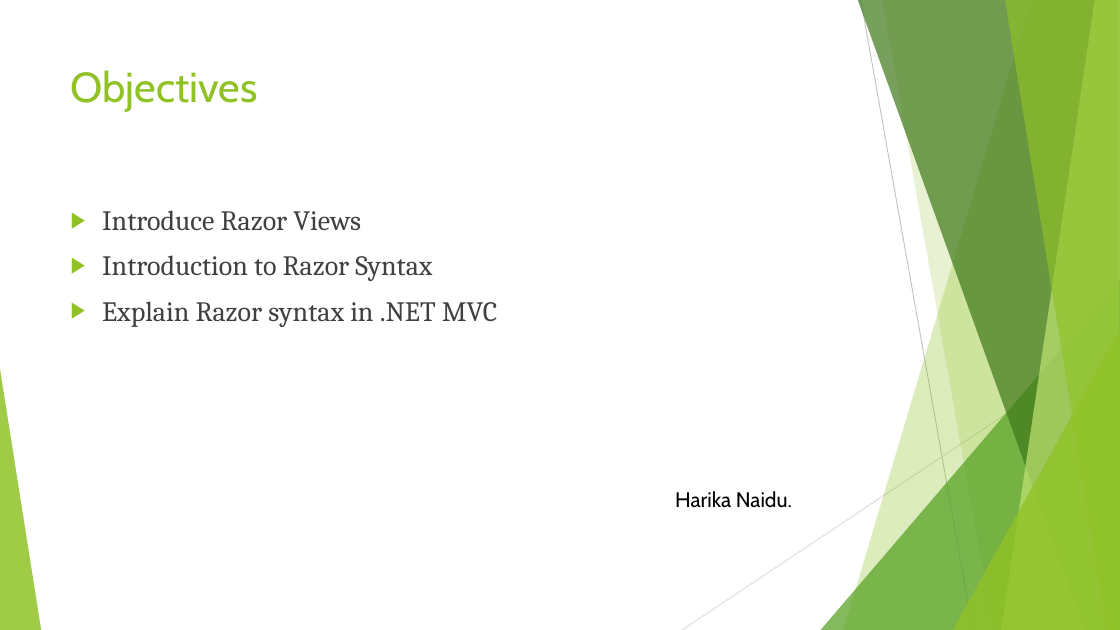
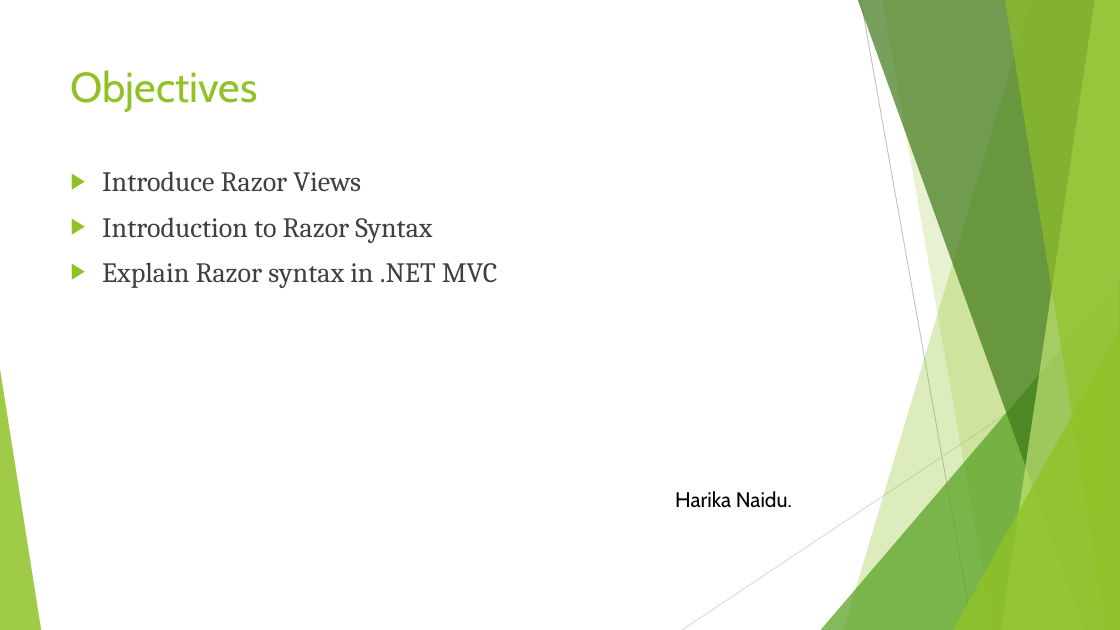
Before and after one commit to Harika1995/Razor-Views, a slide deck: slide 2 of Razor views.pptx. Drawn at 1120x630 pixels with LibreOffice and Linux fonts; fonts in the diff are those of the drawing. Boxes give left, top, right and bottom in pixels: in the first picture for what was removed or moved away, otherwise in the second. Text is boxed around its words. In the diff, an @@ line names an element or a change of style, - is before the commit and + after.

Commit message:
commit changes for ppt for my slides relating the razor syntax

```diff
--- a/Razor views.pptx
+++ b/Razor views.pptx
@@ text "Introduce Razor Views": place and size @@
-text "Introduce Razor Views" at <box>102,210,497,327</box>
+text "Introduce Razor Views" at <box>102,171,497,288</box>
```
Also in this commit, not shown: 5 other slides changed, 8 slides added, 2 slides removed.
